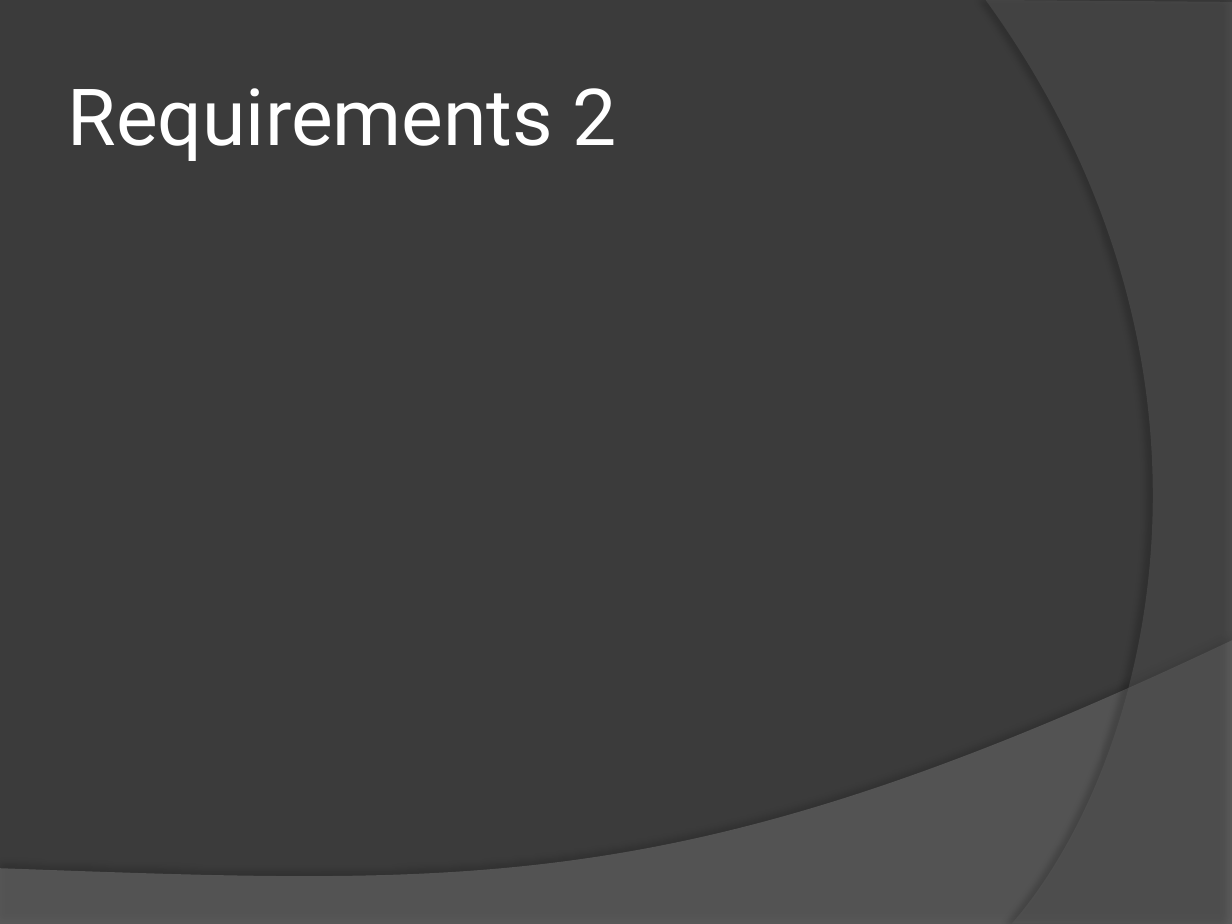
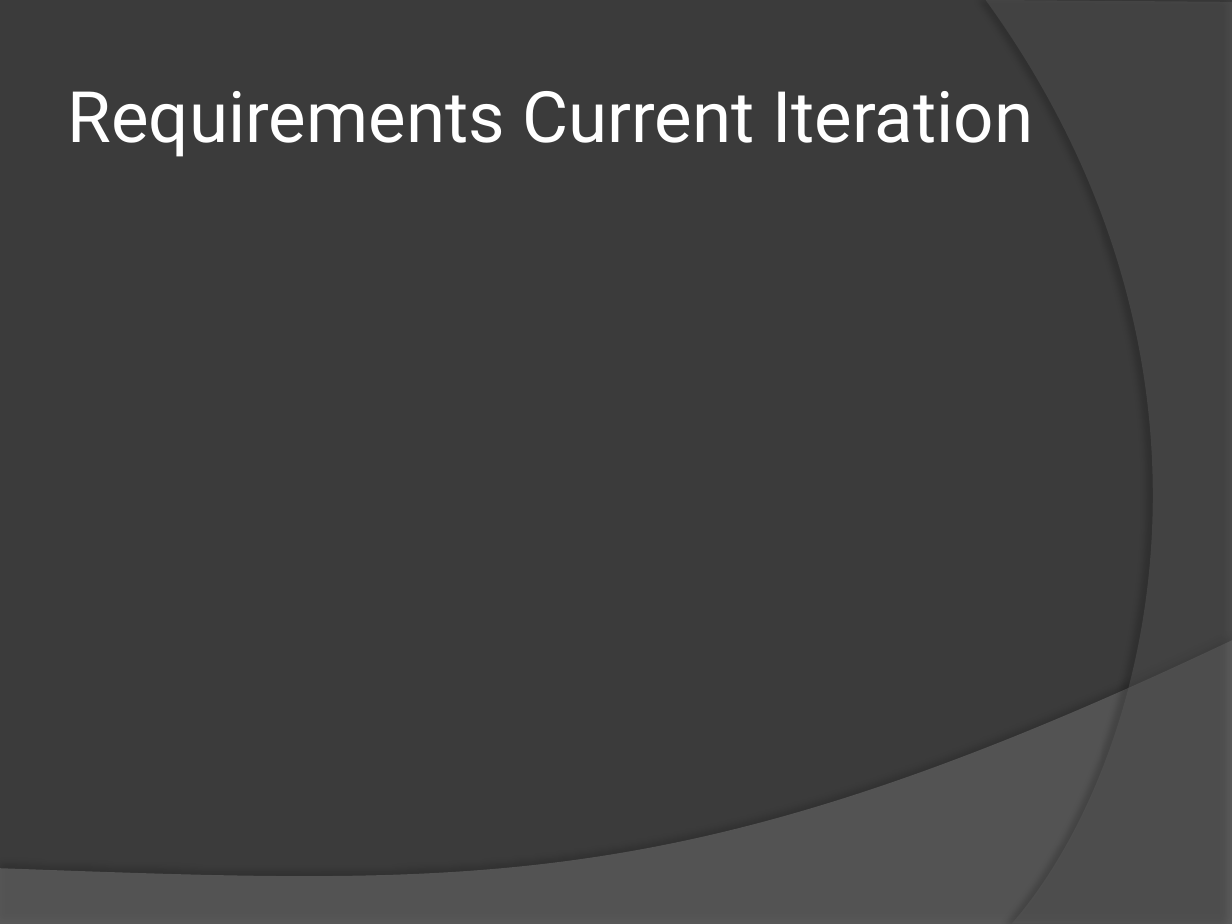
Before and after one commit to bsclayt1/CSE360-Project, a slide deck: slide 8 of Presentation/Presentation.pptx (slide 7 before the commit). Drawn at 1232x924 pixels with LibreOffice and Linux fonts; fonts in the diff are those of the drawing. Boxes give left, top, right and bottom in pixels: in the first picture for what was removed or moved away, otherwise in the second. Text is boxed around its words. In the diff, an @@ line names an element or a change of style, - is before the commit and + after.

```diff
--- a/Presentation/Presentation.pptx
+++ b/Presentation/Presentation.pptx
@@ title at <box>68,91,1033,157</box>: text changed; size 46 to 41.4 pt @@
-Requirements 2
+Requirements Current Iteration
```
Also in this commit, not shown: 8 other slides changed, 1 slide added, 4 slides removed, 8 other files.
